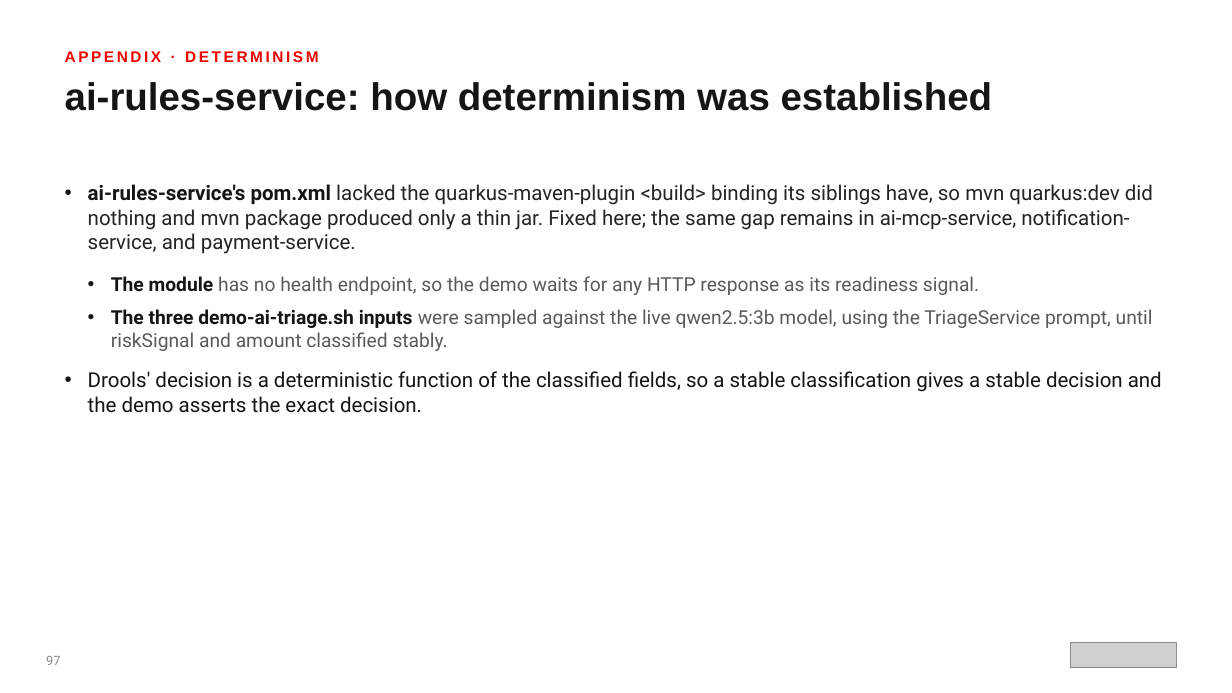
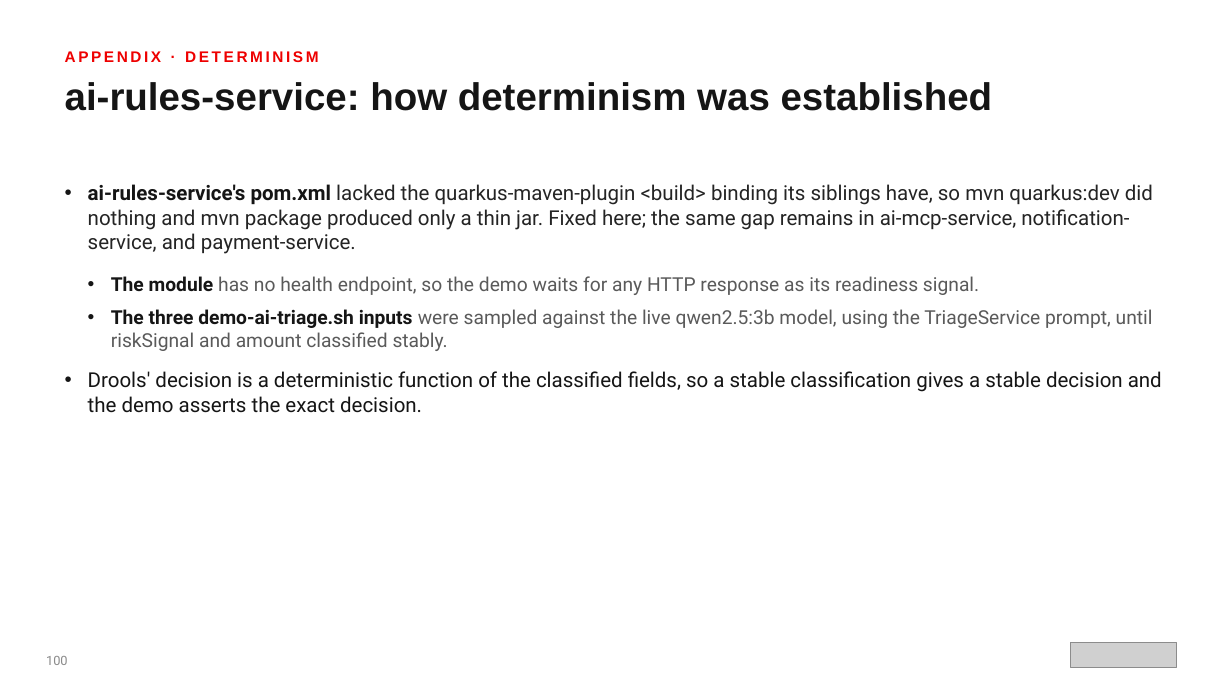
Before and after one commit to patterncatalyst/datamesh-reference-arch-quarkus, a slide deck: slide 101 of presentation/datamesh-201/Datamesh-201-Quarkus-r1.2.pptx (slide 98 before the commit). Drawn at 1232x693 pixels with LibreOffice and Linux fonts; fonts in the diff are those of the drawing; grey boxes stand for pictures. Boxes give left, top, right and bottom in pixels: in the first picture for what was removed or moved away, otherwise in the second. Text is boxed around its words. In the diff, an @@ line names an element or a change of style, - is before the commit and + after.

```diff
--- a/presentation/datamesh-201/Datamesh-201-Quarkus-r1.2.pptx
+++ b/presentation/datamesh-201/Datamesh-201-Quarkus-r1.2.pptx
@@ text at bbox=[46, 656, 68, 665]: text changed @@
-97
+100
```
Also in this commit, not shown: 12 other slides changed, 3 slides added, 2 other files.
